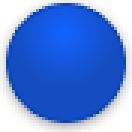
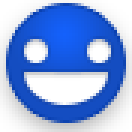
Comparing the layer stacks of the two 132 x 132 images. Changes:
added layer "Ellipse 3" above "Ellipse 2 copy" over [24, 72, 108, 105]
added layer "Ellipse 2 copy" above "Ellipse 2" over [87, 39, 111, 63]
added layer "Ellipse 2" above "Rectangle 1" over [24, 39, 48, 63]
hid "Layer 0" over [3, 3, 129, 132]
